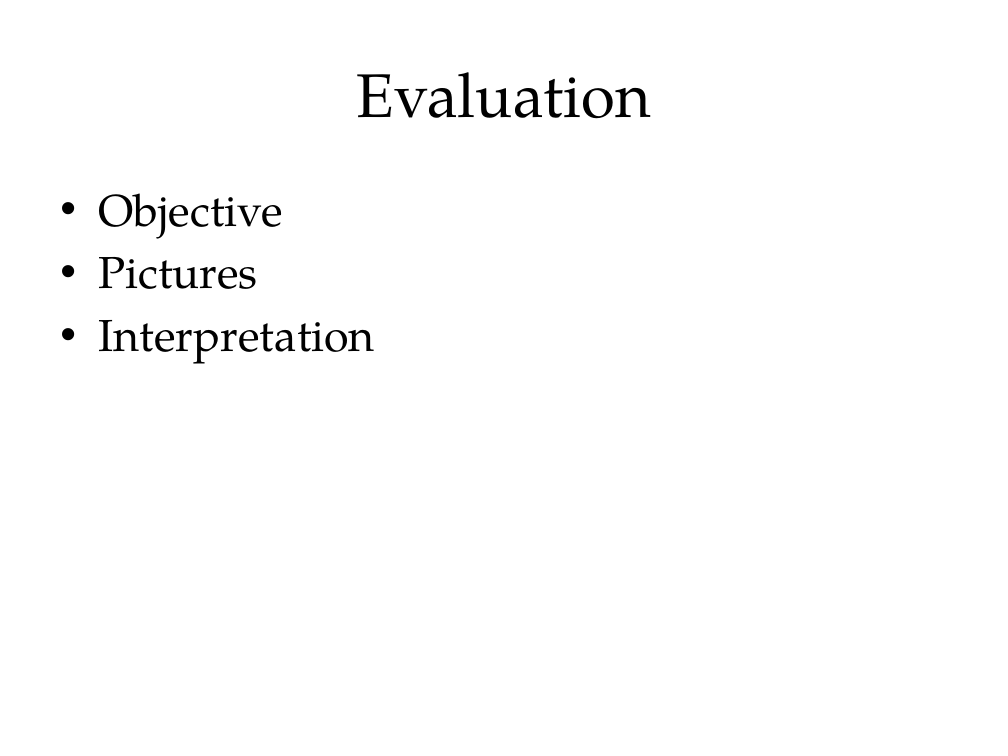
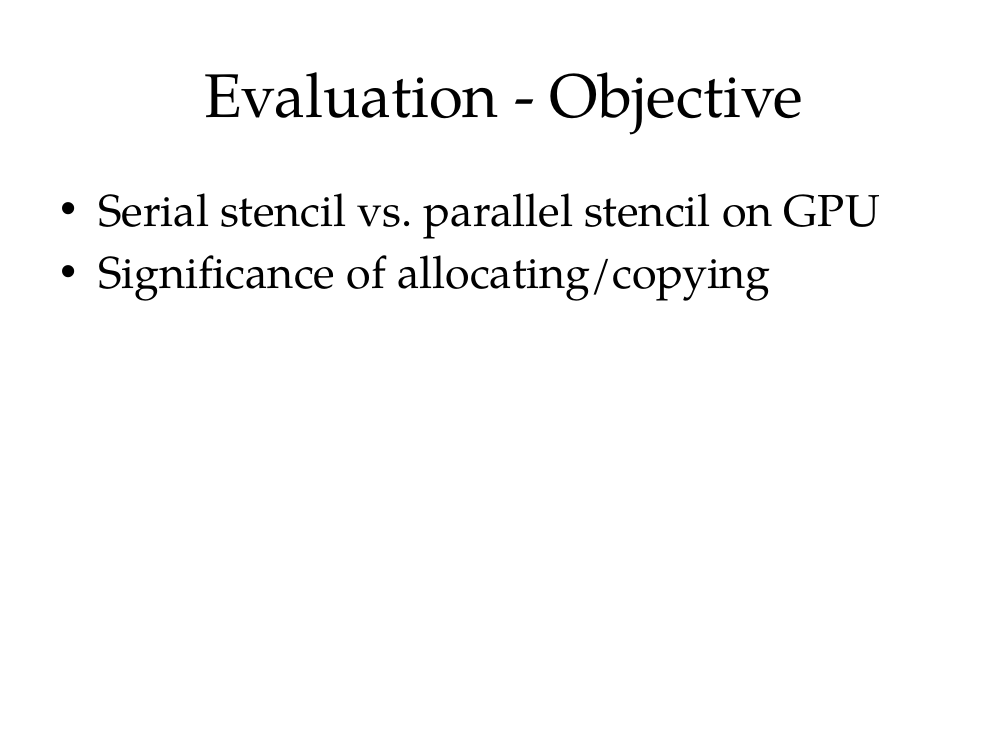
Before and after one commit to blinderm/game-of-life, a slide deck: slide 8 of presentation/CSC213_presentation.pptx (slide 7 before the commit). Drawn at 1008x756 pixels with LibreOffice and Linux fonts; fonts in the diff are those of the drawing. Boxes give left, top, right and bottom in pixels: in the first picture for what was removed or moved away, otherwise in the second. Text is boxed around its words. In the diff, an @@ line names an element or a change of style, - is before the commit and + after.

```diff
--- a/presentation/CSC213_presentation.pptx
+++ b/presentation/CSC213_presentation.pptx
@@ title at (x1=204, y1=72, x2=803, y2=135): text changed @@
-Evaluation
+Evaluation - Objective
@@ text at (x1=98, y1=193, x2=880, y2=301): text changed @@
-• Objective
-• Pictures
-• Interpretation
+• Serial stencil vs. parallel stencil on GPU
+• Significance of allocating/copying
```
Also in this commit, not shown: 5 other slides changed, 4 slides added, 1 slide removed, 6 other files.
